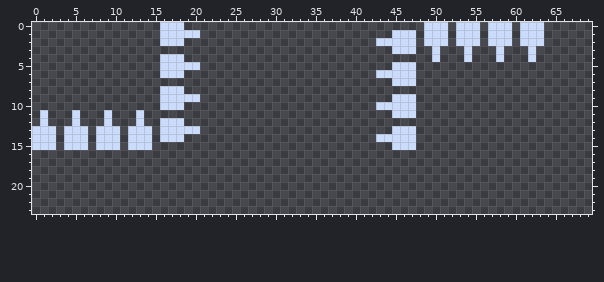
Two versions of one pixel-art file, raw/asprite/LD_Traps.aseprite. The first picture shows the starting point.
128x128 pixels, 1 frame. Shown: x 0..69, y 0..23.
The result:
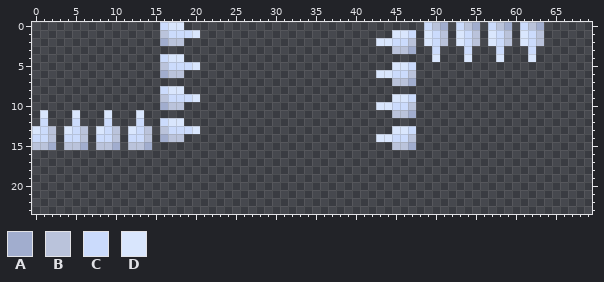
Palette (. is transparent): A #a1adce  B #bac3db  C #cbdbfc  D #d9e6fd
The edit:
Changed rows in their new state; - is an unchanged pixel.
first column x 0:
 0 -----------------DD-------------------------------BA--BA--BA--BA
 1 ----------------B---D------------------------DD--D-B-D-B-D-B-D-B
 2 ----------------ABB------------------------DD--B-D-B-D-B-D-B-D-B
 3 ---------------------------------------------BBA----------------
 4 -----------------DD-------------------------------D---D---D---D-
 5 ----------------B---D------------------------DD-----------------
 6 ----------------ABB------------------------DD--B----------------
 7 ---------------------------------------------BBA----------------
 8 -----------------DD---------------------------------------------
 9 ----------------B---D------------------------DD-----------------
10 ----------------ABB------------------------DD--B----------------
11 -D---D---D---D-------------------------------BBA----------------
12 -----------------DD---------------------------------------------
13 D-B-D-B-D-B-D-B-B---D------------------------DD-----------------
14 --B---B---B---B-ABB------------------------DD--B----------------
15 BBA-BBA-BBA-BBA------------------------------BBA----------------
Boxes around the changes in both pictures, in picture pixels (x1, y1, x2, y2):
changed: (32, 22, 200, 150)
changed: (376, 22, 544, 150)
